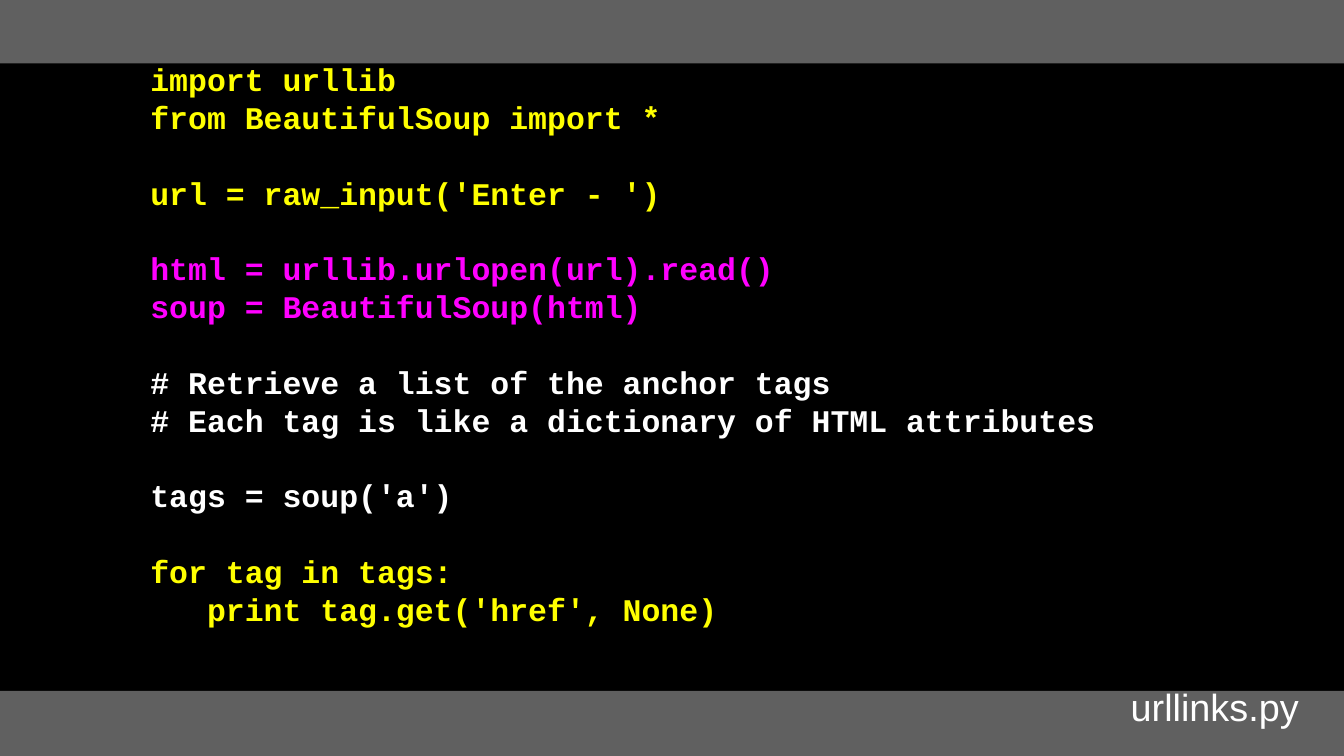
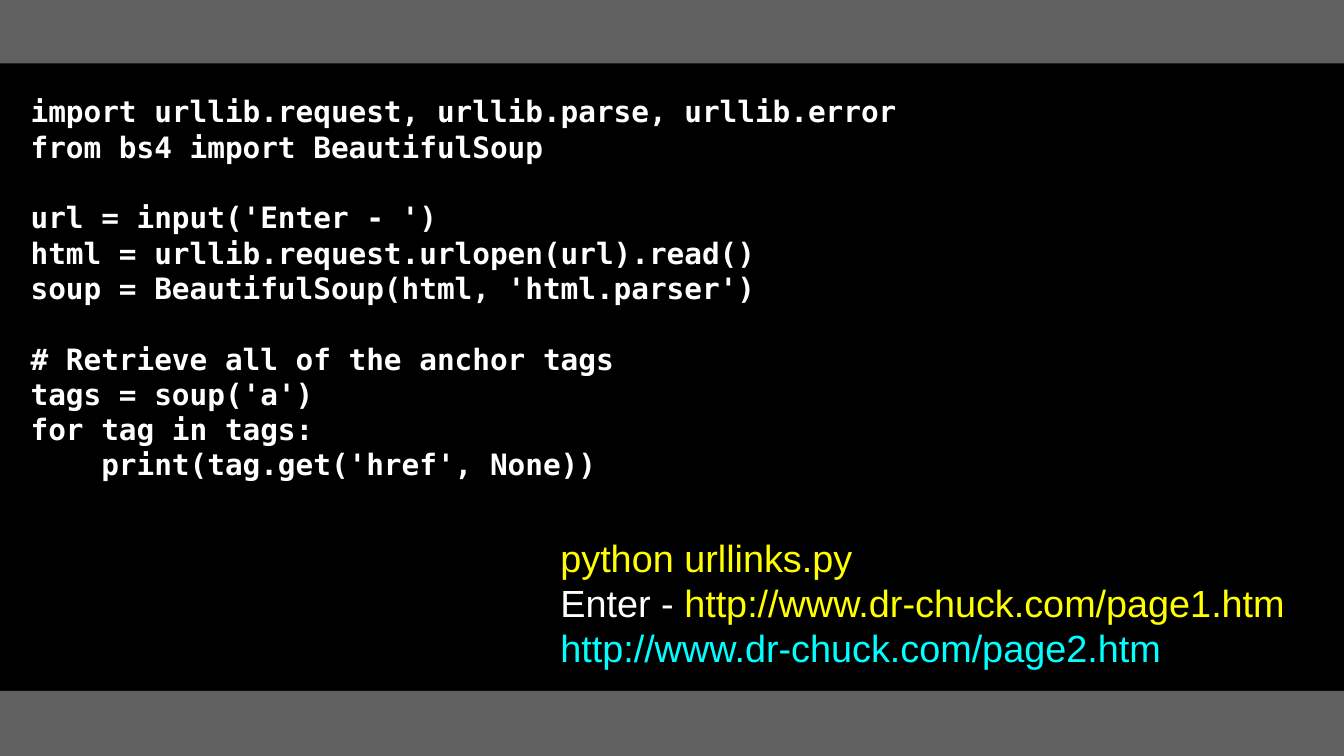
Before and after one commit to csev/py4e, a slide deck: slide 48 of lectures3/Pythonlearn-12-HTTP.pptx (slide 57 before the commit). Drawn at 1344x756 pixels with LibreOffice and Linux fonts; fonts in the diff are those of the drawing. Boxes give left, top, right and bottom in pixels: in the first picture for what was removed or moved away, otherwise in the second. Text is boxed around its words. In the diff, an @@ line names an element or a change of style, - is before the commit and + after.

```diff
--- a/lectures3/Pythonlearn-12-HTTP.pptx
+++ b/lectures3/Pythonlearn-12-HTTP.pptx
@@ text "import urllib.request, urllib.parse, urllib.error": place and size @@
-text "import urllib.request, urllib.parse, urllib.error" at box(150, 69, 1095, 628)
+text "import urllib.request, urllib.parse, urllib.error" at box(31, 99, 896, 481)
@@ text at box(31, 99, 896, 376): text changed; size 30 to 28 pt; font Courier New to DejaVu Sans Mono @@
-import urllib
-from BeautifulSoup import *
-url = raw_input('Enter - ')
-html = urllib.urlopen(url).read()
-soup = BeautifulSoup(html)
-# Retrieve a list of the anchor tags
-# Each tag is like a dictionary of HTML attributes
+import urllib.request, urllib.parse, urllib.error
+from bs4 import BeautifulSoup
+url = input('Enter - ')
+html = urllib.request.urlopen(url).read()
+soup = BeautifulSoup(html, 'html.parser')
+# Retrieve all of the anchor tags
@@ text at box(31, 382, 313, 446): size 30 to 28 pt, font Courier New to DejaVu Sans Mono in "tags = soup('a')", "for tag in tags:"; text colour #FFFF00 to #FFFFFF in "for tag in tags:" @@
@@ text at box(101, 452, 596, 481): text changed; size 30 to 28 pt; font Courier New to DejaVu Sans Mono; text colour #FFFF00 to #FFFFFF @@
-print tag.get('href', None)
+print(tag.get('href', None))
@@ text added at box(560, 544, 1284, 670), 36 pt, text #FFFF00 @@
+python urllinks.py
+Enter - http://www.dr-chuck.com/page1.htm
+http://www.dr-chuck.com/page2.htm
@@ text removed at box(1131, 693, 1299, 729) @@
-urllinks.py
```
Also in this commit, not shown: 44 other slides changed, 4 slides added, 14 slides removed, 7 other files.
